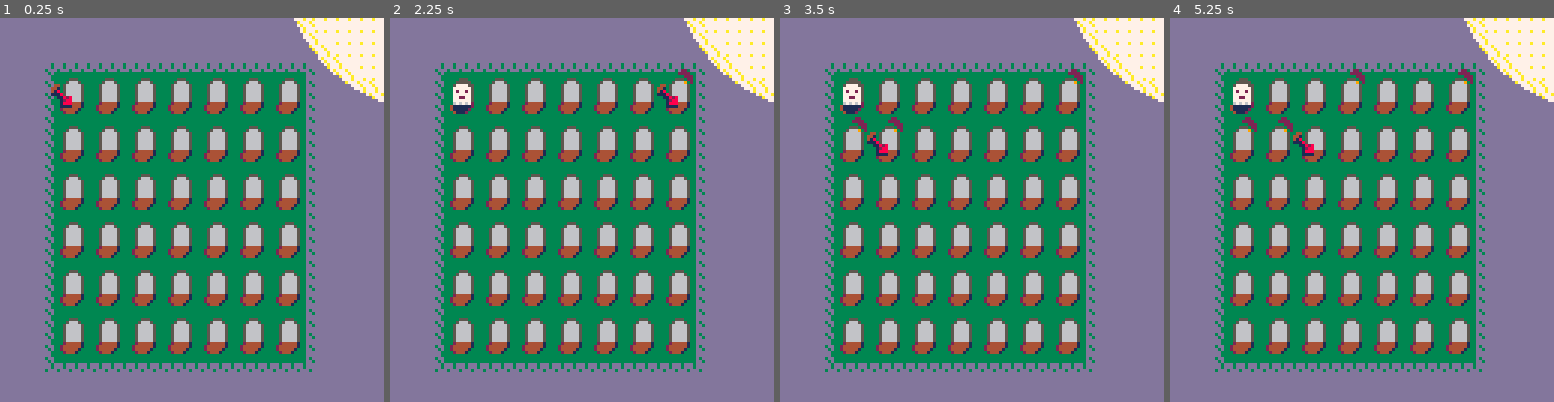
Above: before the commit, frames 1-4 (left to right).
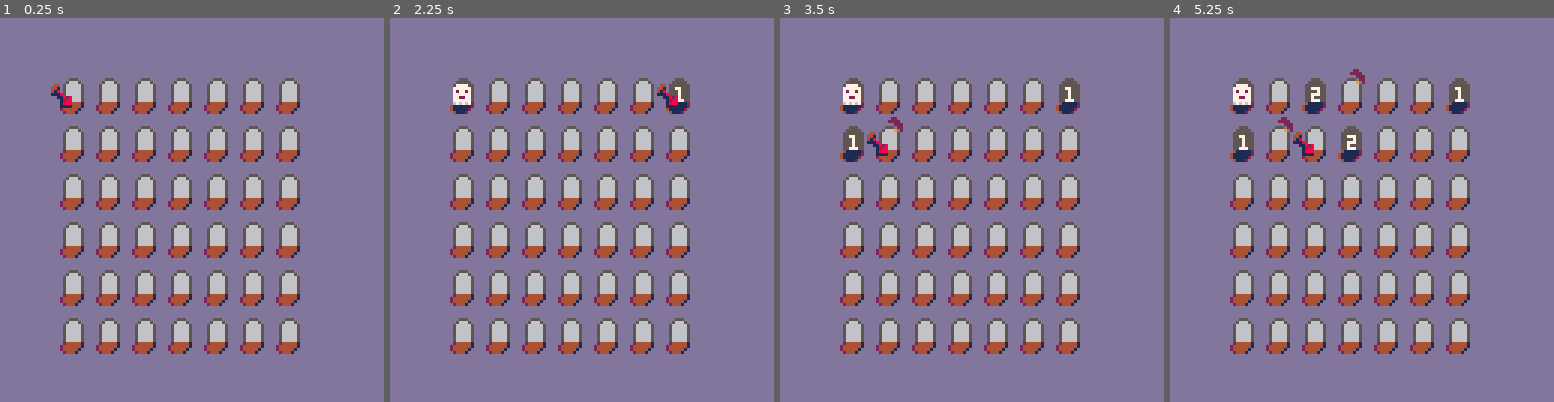
Above: after the commit, the same moments.

Repository: J0shW/ghosthunter
Game: PICO-8 cartridge ghosthunter.p8
Same seed, same stepped clock (60 frames per second), same inputs: the game is played once before the commit and once after it.
Inputs:
- Up to frame 1 (0.25 s): no input
- Up to frame 2 (2.25 s): tap O (Z key) at 0.33, 0.7, 1.43, 2.22 s; tap X (X key) at 1.07, 2.07 s; hold Left from 1.97 s (still down)
- Up to frame 3 (3.5 s): release Left at 2.37 s; tap X (X key) every 0.33 s from 2.4 to 3.4 s; hold Down 2.42-2.82 s; hold Right from 2.87 s (still down); tap O (Z key) at 3.1 s
- Up to frame 4 (5.25 s): release Right at 3.53 s; hold Up 3.58-4.08 s; tap X (X key) every 0.33 s from 3.73 to 5.07 s; tap O (Z key) at 3.98, 4.87 s; hold Right 4.13-4.53 s; hold Down 4.58-5.08 s; hold Left from 5.13 s (still down)

The runs differ from the first frame. In frame 1, 35% of the frame differs, in the area x 11-100%, y 0-93%; in frame 2, 35%; in frame 3, 36%; in frame 4, 36%.

Commit message:
Basic win/loss states

Diff:
--- a/main.lua
+++ b/main.lua
@@ -25,25 +25,36 @@
  boardOffsetY=20
 
  cursor=1
+
+ gameStates={playing=0, won=1, lost=2}
 end
 
 function _draw()
  cls(13)
 
  -- draw ground
- fillp(0B100000110000100)
- rectfill(15, 15, 104, 117, 61)
- fillp(0)
- rectfill(18, 18, 101, 114, 3)
+ -- fillp(0B100000110000100)
+ -- rectfill(15, 15, 104, 117, 61)
+ -- fillp(0)
+ -- rectfill(18, 18, 101, 114, 3)
 
  -- draw moon
- local moonx=144
- local moony=-20
- fillp(0B100000110000100)
- circfill(moonx, moony, 50, 167)
- fillp(0B1000000000000000)
- circfill(moonx, moony, 45, 167)
- fillp(0)
+ -- local moonx=144
+ -- local moony=-20
+ -- fillp(0B100000110000100)
+ -- circfill(moonx, moony, 50, 167)
+ -- fillp(0B1000000000000000)
+ -- circfill(moonx, moony, 45, 167)
+ -- fillp(0)
+
+ -- switch display based on gamestate
+ if gamestate==gameStates.playing then
+  -- drawBoard()
+ elseif gamestate==gameStates.won then
+  print("you won!", 45, 10, 7)
+ elseif gamestate==gameStates.lost then
+  print("you lost!", 45, 10, 7)
+ end
 
  for i=1,#board do
   local tx=flr((i-1)%boardWidth)*tileWidth+boardOffsetX
@@ -84,6 +95,30 @@
 end
 
 function _update()
+ -- win check
+ local win=true
+ for i=1,#board do
+  -- if there are any empty tiles or ghost tiles left, the player hasn't won yet
+  if board[i]==tileStates.empty or board[i]==tileStates.ghost then
+   win=false
+  end
+ end
+ if win then
+  gamestate=gameStates.won
+ end
+
+ -- lose check
+ local lose=false
+ for i=1,#board do
+  -- if there are any curses revealed, the player has lost
+  if board[i]==tileStates.curseRevealed then
+   lose=true
+  end
+ end
+ if lose then
+  gamestate=gameStates.lost
+ end
+
  local aboveExists=cursor>boardWidth
  local belowExists=cursor<=(boardWidth*boardHeight)-boardWidth
  local leftExists=cursor%boardWidth!=1
@@ -116,11 +151,11 @@
   end
  end
  if btnp(🅾️) then
-  if board[cursor]==tileStates.empty then
+  if board[cursor]==tileStates.empty or board[cursor]==tileStates.emptyFlagged then
    board[cursor]=tileStates.emptyRevealed
-  elseif board[cursor]==tileStates.ghost then
+  elseif board[cursor]==tileStates.ghost or board[cursor]==tileStates.ghostFlagged then
    board[cursor]=tileStates.ghostRevealed
-  elseif board[cursor]==tileStates.curse then
+  elseif board[cursor]==tileStates.curse or board[cursor]==tileStates.curseFlagged then
    board[cursor]=tileStates.curseRevealed
   end
  end
